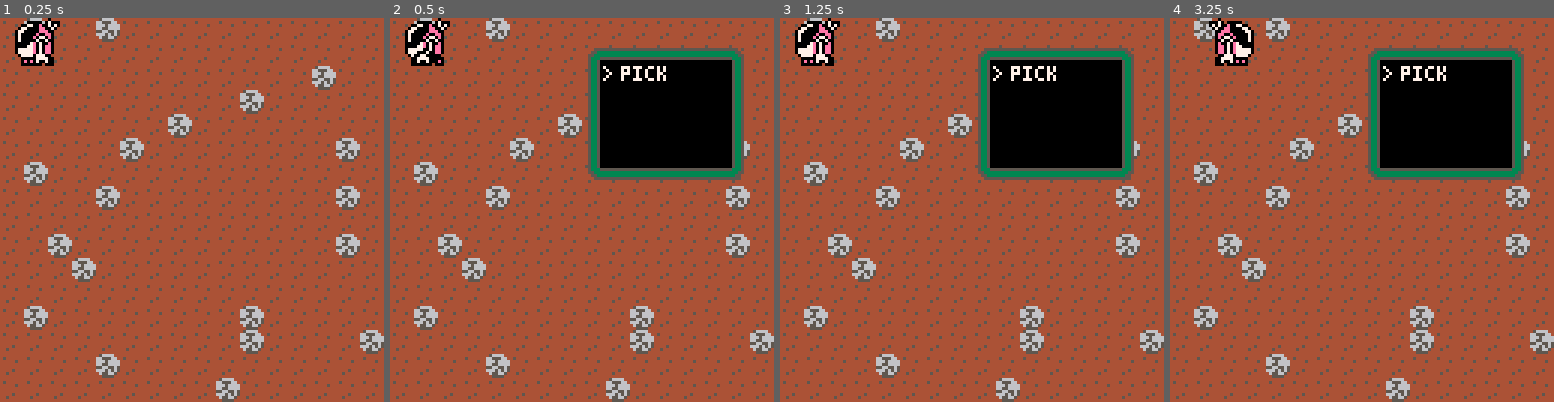
Above: before the commit, frames 1-4 (left to right).
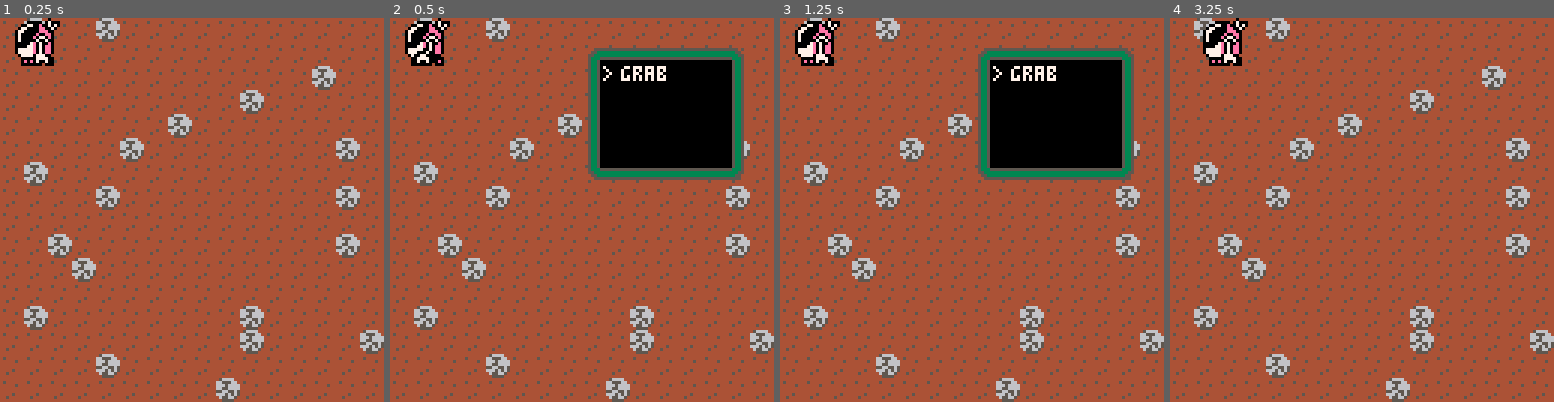
Above: after the commit, the same moments.

Repository: DeCarabas/pico_carts
Game: PICO-8 cartridge robo.p8
Two runs of this game, one before a commit and one after it. Both use one fixed random seed, a clock stepped at 60 frames per second and the inputs below.
Inputs:
- Up to frame 1 (0.25 s): no input
- Up to frame 2 (0.5 s): tap X (X key) at 0.33 s
- Up to frame 3 (1.25 s): tap O (Z key) at 0.7 s; tap X (X key) at 1.07 s
- Up to frame 4 (3.25 s): hold Right 1.6-2.1 s; tap O (Z key) every 0.4 s from 1.7 to 2.9 s; tap X (X key) at 1.85, 2.97 s; hold Up 2.15-2.42 s; hold Right 2.47-3.03 s; hold Left from 3.08 s (still down)

Frame 1 is identical in both runs. In frame 2, 0.1% of the frame differs, in the area x 60-72%, y 12-17%; in frame 3, 0.1%; in frame 4, 15%, in the area x 8-93%, y 0-43%.

Commit message:
Grab and lift

Diff:
--- a/robo.p8
+++ b/robo.p8
@@ -22,12 +22,11 @@
 -- [ ] tools
 --   [ ] hands
 --     your fists initially grab
---     and push/pull but later
---     can break stuff after
---     upgrade.
---
---     [ ] *push/pull*
---     [ ] *break rocks*
+--     and lift but later can
+--     break stuff after upgrade
+--
+--     [x] *lift*
+--     [ ] *crush rocks*
 --         provides *gravel*
 --
 --   [ ] hand plow
@@ -56,18 +55,16 @@
 -- [ ] range limiter
 --
 -- == events? ==
+-- [ ] rain
 -- [ ] earthquake
 -- [ ] wind storm
 -- [ ] lightning & fires
 --
 -- todo: zelda rock sprites
--- todo: durability?
 -- player state
 px=1 py=1 d=0
 spd=0.125 walking=false
 idle_time=0
-act_frame=nil
-act_frame_flip=false
 
 -- menu state
 menu_mode=false
@@ -78,7 +75,7 @@
 -- this is how much of an hr we
 -- tick every frame. (tweak for
 -- fun!)
-hour_inc=0.0018 --*100
+hour_inc=0.0036 --*100
 hour=7
 day=0
 
@@ -108,6 +105,7 @@
  for it in all(items) do
   add(menu_items,it.name)
  end
+ update_fn=update_menu
 end
 
 function looking_at()
@@ -120,7 +118,7 @@
 -- flags:
 -- 0: collision
 -- 1: cannot plant
--- 2: pick-able
+-- 2: grab-able
 --
 function map_flag(x,y,f)
  return fget(mget(x,y),f) or
@@ -159,16 +157,6 @@
  if hour>24 then
   day+=1
   hour-=24
- end
-end
-
-function update_act()
- if act_frame!=nil then
-  act_duration-=1
-  if act_duration==0 then
-   act_frame=nil
-   act_done()
-  end
  end
 end
 
@@ -191,10 +179,15 @@
 	walking=not (tx == px and ty == py)
  if walking then idle_time=0 end
 
- if btnp(❎) then open_item_menu() end
- if btnp(🅾️) and not walking then
-  use_thing()
-  idle_time=0
+ if not walking then
+  if btnp(❎) and
+     grabbed_item==nil then
+   open_item_menu()
+  end
+  if btnp(🅾️) then
+   use_thing()
+   idle_time=0
+  end
  end
 
  idle_time+=0.0333
@@ -207,19 +200,18 @@
  if btnp(🅾️) then item_sel=menu_sel; menu_mode=false end
  if menu_sel < 1 then menu_sel = 1 end
  if menu_sel > #menu_items then menu_sel=#menu_items end
-end
+ if not menu_mode then
+  update_fn=update_walk
+ end
+end
+
+update_fn=update_walk
 
 function _update()
  update_time()
  update_plants()
 
- if act_frame then
-  update_act()
- elseif menu_mode then
-  update_menu()
- else
-  update_walk()
- end
+ update_fn()
 end
 
 function draw_box(x, y, w, h)
@@ -325,26 +317,37 @@
 end
 
 function draw_player()
+ local idx=1
+ local fl=false
+
+ --if d==2 then fl=false end
+ if     d==3 then idx+=8
+ elseif d==1 then idx+=4
+ elseif d==0 then idx+=4 fl=true
+ end
+ if grabbed_item==nil then
+  if (flr(time() * 4) % 2) == 0 then idx += 2 end
+ else
+  idx+=34
+ end
+
+ local sc=world_to_screen(px,py)
+
  palt(0, false)
  palt(12, true)
-
- if act_frame!=nil then
-  idx=act_frame
-  fl=act_frame_flip
- else
-  idx=1
- end
-
- local fl=false
- --if d==2 then fl=false end
- if d==3 then idx+=8; end
- if d==1 then idx+=4; end
- if d==0 then idx+=4; fl=true end
- if (flr(time() * 4) % 2) == 0 then idx += 2 end
-
- local sc=world_to_screen(px,py)
  spr(idx,sc.x-8,sc.y-12,2,2,fl)
  pal()
+
+ if grabbed_item~=nil then
+  local dx=0 local dy=-14
+  if     d==0 then dx=-14
+  elseif d==1 then dx=6
+  elseif d==2 then dx=-4
+  elseif d==3 then dx=-4
+  end
+  spr(grabbed_item,sc.x+dx,sc.y+dy,1,1)
+ end
+
 end
 
 function _draw()
@@ -430,19 +433,25 @@
 function i_shovel(item,tx,ty)
 end
 
-function i_pick(item,tx,ty)
- if fget(mget(tx+32,ty),2) then
-  act_frame=33
-  act_duration=24
-  act_done=function()
-   mset(tx+32,ty,0)
-  end
+function i_grab(item,tx,ty)
+ local tgt=mget(tx+32,ty)
+ if grabbed_item~=nil then
+  if fget(tgt,0) then
+   -- nopers
+   buzz=3
+  else
+   mset(tx+32,ty,grabbed_item)
+   grabbed_item=nil
+  end
+ elseif fget(tgt,2) then
+  grabbed_item=tgt
+  mset(tx+32,ty,0)
  end
 end
 
 items={
  -- pick axe hoe water
- {icon=141,name="pick",fn=i_pick},
+ {icon=141,name="grab",fn=i_grab},
  -- or just shovel
  --{icon=131,name="shovel",fn=i_shovel},
  --{icon=132,name="carrot"},
